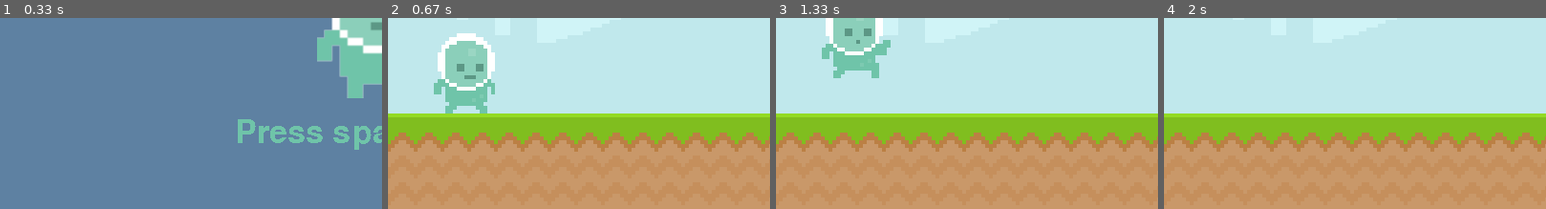
Above: before the commit, frames 1-4 (left to right).
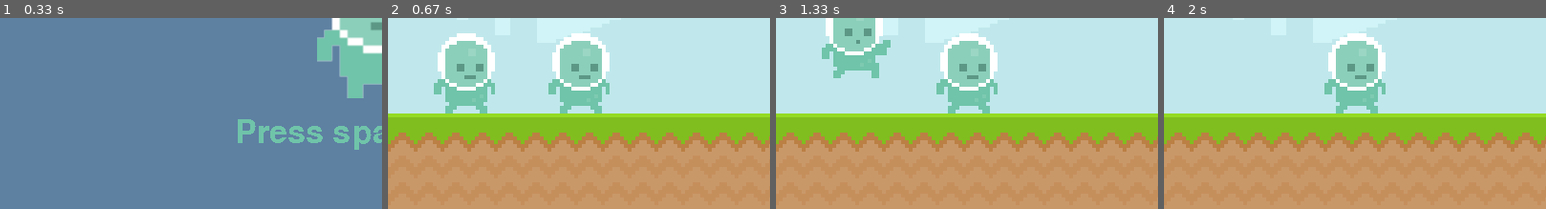
Above: after the commit, the same moments.

Repository: sfazli96/pygame-guide
Game: pygame game, started from game.py
Two runs of this game, one before a commit and one after it. Both use one fixed random seed, a clock stepped at 60 frames per second and the inputs below.
Inputs (mouse positions are % of the whole screen's width and height, from its top left):
- Up to frame 1 (0.33 s): no input
- Up to frame 2 (0.67 s): tap Space at 0.33 s
- Up to frame 3 (1.33 s): click (10, 64) at 0.72 s
- Up to frame 4 (2 s): click (10, 64) at 1.55 s
The pictures show only the part of the screen within x 0-50%, y 50-100%; the shares and areas given below are measured in that part.

Frame 1 is identical in both runs. In frame 2, 5.0% of the frame differs, in the area x 42-58%, y 8-50%; in frame 3, 5.0%; in frame 4, 5.0%.

Commit message:
added player sprite image only

Diff:
--- a/game.py
+++ b/game.py
@@ -1,6 +1,14 @@
 import pygame
 from sys import exit
 from random import randint
+
+class Player(pygame.sprite.Sprite):
+    def __init__(self):
+        super().__init__()
+        self.image = pygame.image.load('graphics/player/player_walk_1.png').convert_alpha()
+        self.rect = self.image.get_rect(midbottom = (200, 300))
+
+
 
 # display the score
 def display_score():
@@ -56,6 +64,9 @@
 game_active = False
 start_time = 0
 score = 0
+
+player = pygame.sprite.GroupSingle()
+player.add(Player())
 
 # test_surface = pygame.Surface((100,200)) # width, height
 # test_surface.fill('Red')
@@ -173,6 +184,7 @@
             player_rect.bottom = 300
         player_animation()
         screen.blit(player_surf, player_rect)
+        player.draw(screen)
 
         # Obstacle movement
         obstacle_rect_list = obstacle_movement(obstacle_rect_list)
